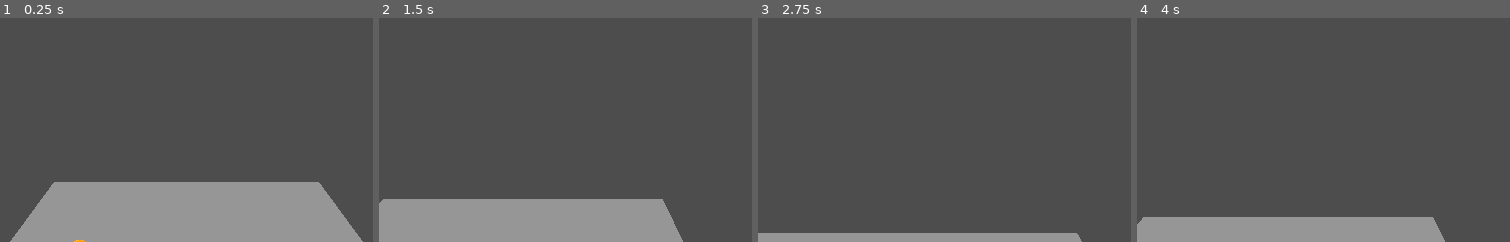
Above: before the commit, frames 1-4 (left to right).
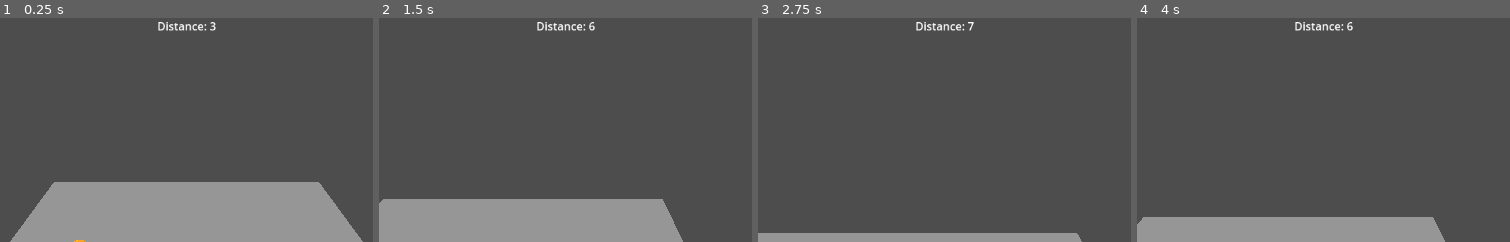
Above: after the commit, the same moments.

Repository: btoosey/LXD-Jam-24
Game: Godot game, scene res://scenes/environment.tscn
Two runs of this game, one before a commit and one after it. Both use one fixed random seed, a clock stepped at 60 frames per second and the inputs below.
Inputs (mouse positions are % of the whole screen's width and height, from its top left):
- Up to frame 1 (0.25 s): no input
- Up to frame 2 (1.5 s): tap Enter at 0.5 s; move the mouse to (77, 45) at 0.52 s; press the mouse at (77, 45) at 0.53 s; move the mouse to (32, 55) at 1.27 s; release the mouse at (32, 55) at 1.28 s; click (32, 55) at 1.35 s
- Up to frame 3 (2.75 s): move the mouse to (64, 28) at 2.02 s; press the mouse at (64, 28) at 2.03 s
- Up to frame 4 (4 s): move the mouse to (48, 70) at 2.77 s; release the mouse at (48, 70) at 2.78 s; click (48, 70) at 2.85 s; move the mouse to (86, 65) at 3.52 s; press the mouse at (86, 65) at 3.53 s
The pictures show only the part of the screen within x 29-78%, y 0-50%; the shares and areas given below are measured in that part.

The runs differ from the first frame. In frame 1, 0.3% of the frame differs, in the area x 42-58%, y 1-6%; in frame 2, 0.3%; in frame 3, 0.3%; in frame 4, 0.3%.

Commit message:
ADD: Distance label

Diff:
--- /dev/null
+++ b/scenes/Label.gd
@@ -0,0 +1,7 @@
+extends Label
+
+@onready var player = $"../Player"
+@onready var companion_fish = $"../CompanionFish"
+
+func _process(_delta):
+	text = "Distance: " + str(clamp(round(Vector2(player.position.x, player.position.z).distance_to(Vector2(companion_fish.position.x, companion_fish.position.z))) - 2, 0, 10))
--- a/scenes/environment.tscn
+++ b/scenes/environment.tscn
@@ -1,8 +1,9 @@
-[gd_scene load_steps=6 format=3 uid="uid://b62tgy3ler8iv"]
+[gd_scene load_steps=7 format=3 uid="uid://b62tgy3ler8iv"]
 
 [ext_resource type="PackedScene" uid="uid://bepb86cncapy4" path="res://scenes/player.tscn" id="1_3dbga"]
 [ext_resource type="Script" path="res://scenes/camera_3d.gd" id="2_tqupu"]
 [ext_resource type="PackedScene" uid="uid://bgudfl0uprgvj" path="res://scenes/companion_fish.tscn" id="3_57j2o"]
+[ext_resource type="Script" path="res://scenes/Label.gd" id="4_evc8w"]
 
 [sub_resource type="WorldBoundaryShape3D" id="WorldBoundaryShape3D_wqo3g"]
 
@@ -34,3 +35,13 @@
 
 [node name="CompanionFish" parent="." instance=ExtResource("3_57j2o")]
 transform = Transform3D(1, 0, 0, 0, 1, 0, 0, 0, 1, -5.04312, 1.38183, 0)
+
+[node name="Label" type="Label" parent="."]
+anchors_preset = 5
+anchor_left = 0.5
+anchor_right = 0.5
+offset_left = -20.0
+offset_right = 20.0
+offset_bottom = 23.0
+grow_horizontal = 2
+script = ExtResource("4_evc8w")
--- a/scenes/player.gd
+++ b/scenes/player.gd
@@ -10,8 +10,6 @@
 func _physics_process(_delta: float) -> void:
 	if target_position == null:
 		position = target_position
-
-
 
 	var direction = global_position.direction_to(target_position)
 	velocity = direction * SPEED
